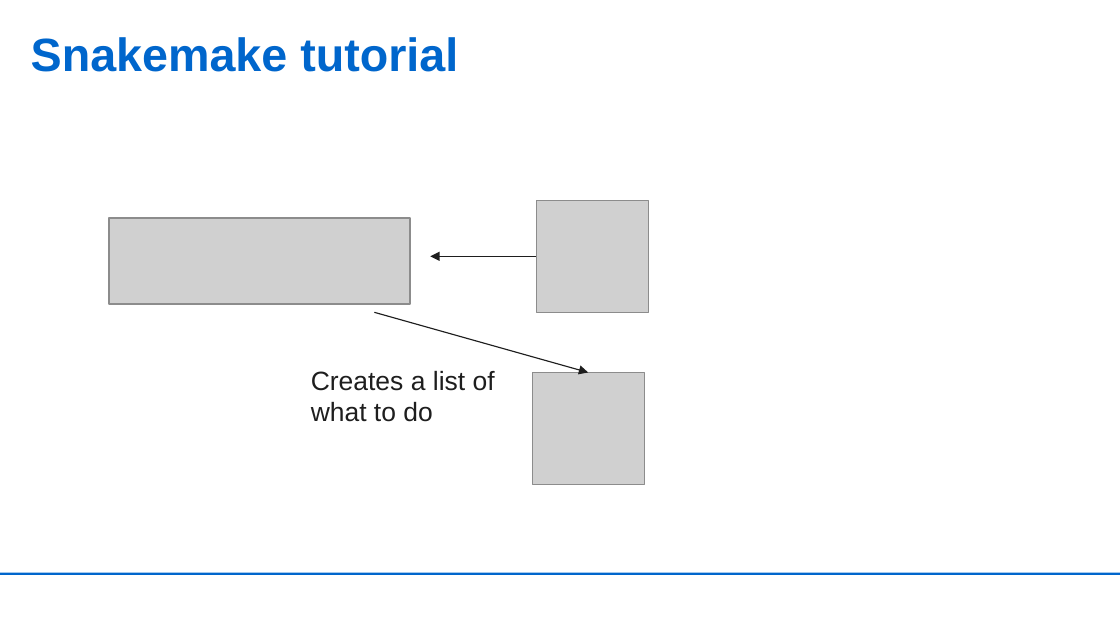
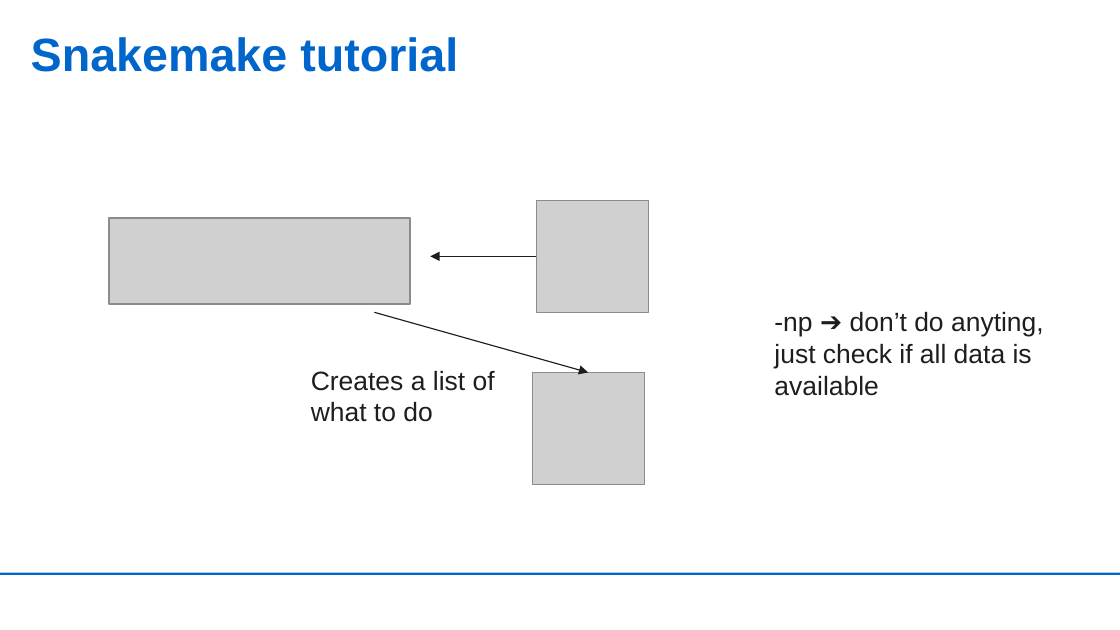
Before and after one commit to UdoGi/KCCR_snakemake_pipeline, a slide deck: slide 8 of slides/ghana_snakemake.pptx. Drawn at 1120x630 pixels with LibreOffice and Linux fonts; fonts in the diff are those of the drawing; grey boxes stand for pictures; background and template pictures are left out. Boxes give left, top, right and bottom in pixels: in the first picture for what was removed or moved away, otherwise in the second. Text is boxed around its words. In the diff, an @@ line names an element or a change of style, - is before the commit and + after.

```diff
--- a/slides/ghana_snakemake.pptx
+++ b/slides/ghana_snakemake.pptx
@@ text added at (774, 312, 1044, 396), 17 pt, text #1E1E1E @@
+-np ➔ don’t do anyting,
+just check if all data is
+available
```
Also in this commit, not shown: 6 other slides changed, 7 slides added, 4 slides removed, 15 other files.
